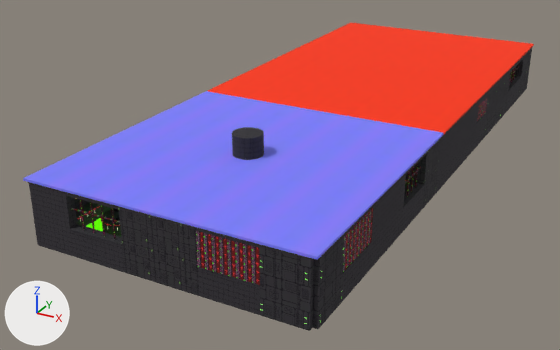
The glTF model exports/slime_arena/levels/slime_arena/mobile/level_mobile.glb as it was, and as the next commit left it.
The view is the same before and after, from a camera (50 mm lens) standing at (148.0, -244.0, 143.0) and looking at (-20.0, 62.0, -10.0). Every picture has the same lights, and +X, +Y and +Z are marked at lower left. The first picture is the older version. Where no turn or scale is listed for an object, it has been applied to the vertices.

In view in the first picture: 'Ceiling__ceiling', 'Ceiling__ceiling_b', 'Ceiling__structure_b', 'M_frame_0_0', 'M_frame_0_1', 'M_structure_b_0_1', 'M_wall_0_0', 'M_wall_0_1', 'M_wall_slimed_0_0', 'M_wall_slimed_0_1', 'M_wall_works_0_0', 'M_wall_works_0_1' and 6 more.
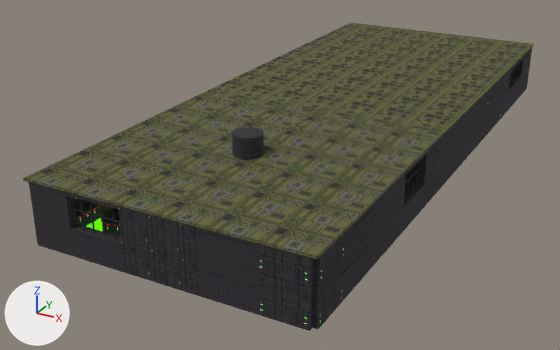
Changed parts and their boxes [x1, y1, x2, y2] in the pictures (560 x 350 px):
'Ceiling__ceiling', surface changed (blue to yellow)
    both: [23, 91, 444, 260]
'Ceiling__ceiling_b', surface changed (red to yellow)
    both: [208, 23, 534, 134]
'M_frame_0_1', surface changed
    both: [71, 163, 421, 285]
'M_frame_0_0', surface changed
    both: [477, 67, 517, 121]

The change, as a list of edits to the scene's bpy script:
```text
Change img_image_19:
    img_image_19: load_image('Image_19', '_unpacked/Image_19', 64, 64, 'Non-Color') -> load_image('Image_19', '_unpacked/Image_19', 512, 512, 'sRGB')
Change mat_ceiling:
    mat_ceiling.texture: img_image_14 -> img_image_18
Change mat_ceiling_b:
    mat_ceiling_b.texture: img_image_15 -> img_image_19
Change mat_frame:
    mat_frame.texture: img_image_16 -> img_image_20
```
